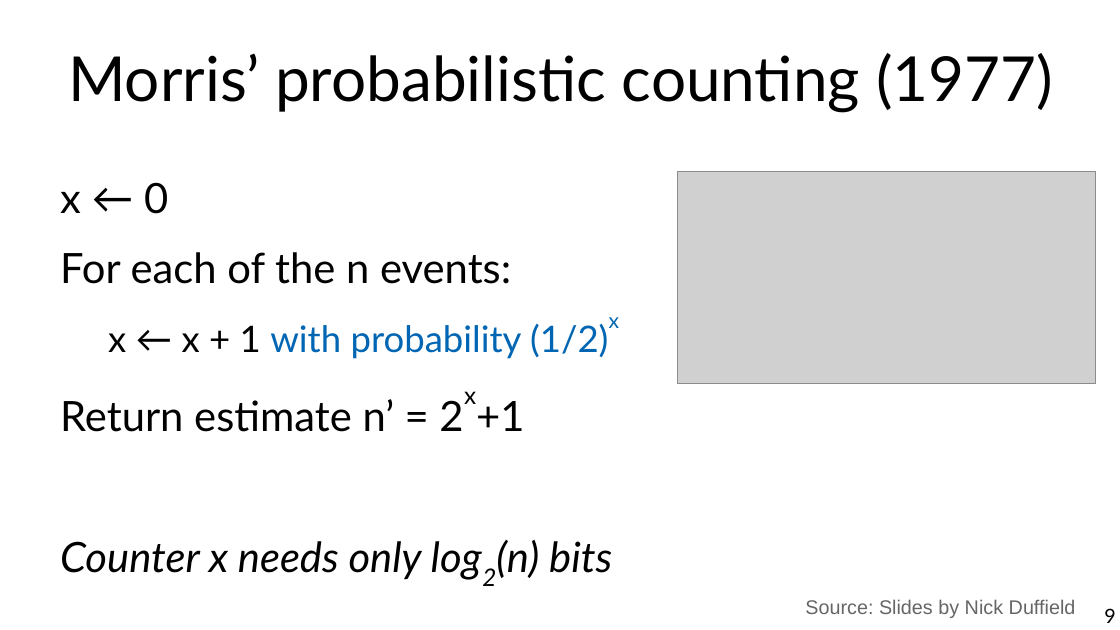
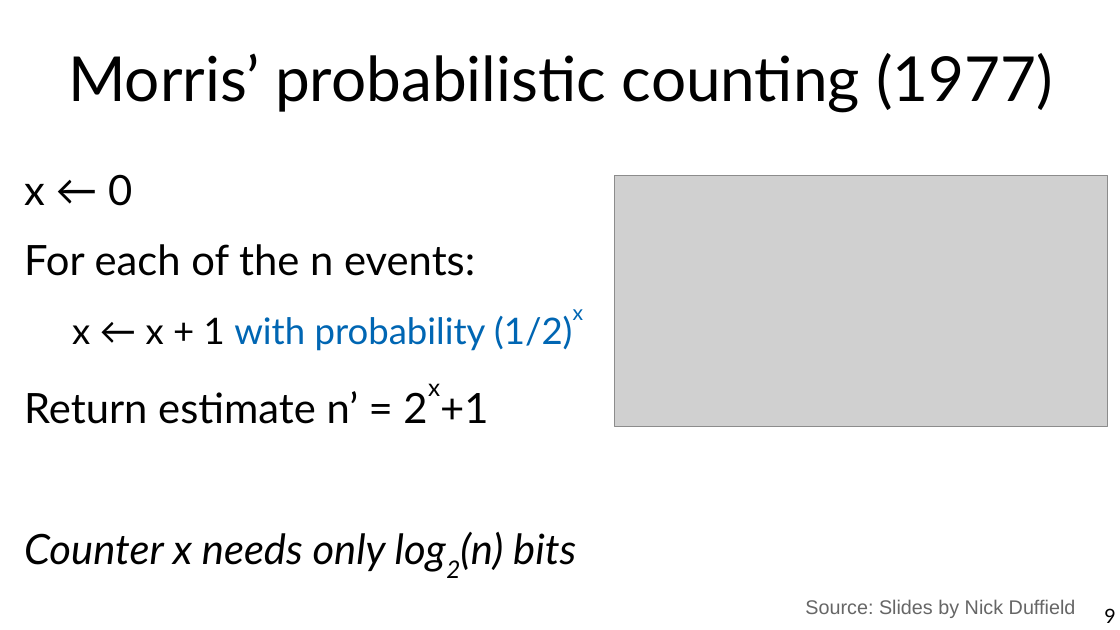
Before and after one commit to marco-calautti/data-mining-course, a slide deck: slide 9 of theory/odp/tt25_probabilistic_counting.odp. Drawn at 1120x630 pixels with LibreOffice and Linux fonts; fonts in the diff are those of the drawing; grey boxes stand for pictures. Boxes give left, top, right and bottom in pixels: in the first picture for what was removed or moved away, otherwise in the second. Text is boxed around its words. In the diff, an @@ line names an element or a change of style, - is before the commit and + after.

```diff
--- a/theory/odp/tt25_probabilistic_counting.odp
+++ b/theory/odp/tt25_probabilistic_counting.odp
@@ text "x ← 0": place and size @@
-text "x ← 0" at (60,182,620,579)
+text "x ← 0" at (24,174,584,571)
@@ picture: place and size @@
-picture at (678,172,1097,384)
+picture at (615,176,1109,427)
```
Also in this commit, not shown: 2 slides added, 2 other files.
